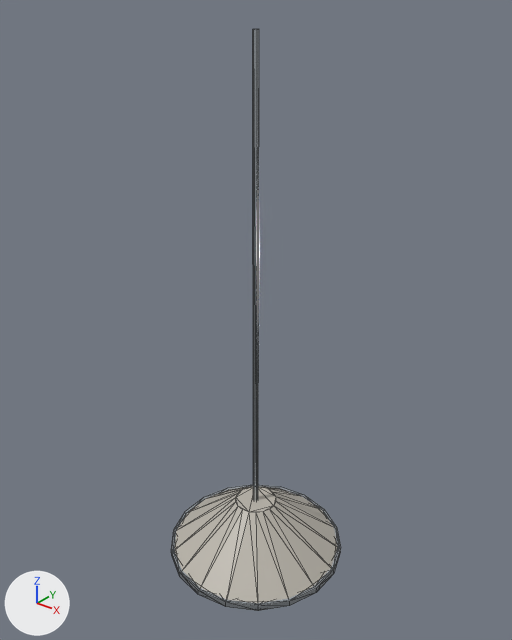
One commit to the glTF model game/models/cafe_pendant.glb: the scene before it, then after it.
The view is the same before and after, from a camera (50 mm lens) standing at (1.73, -2.16, 3.17) and looking at (-0.03, 0.04, 1.81). Every picture has the same lights, and +X, +Y and +Z are marked at lower left. The first picture is the older version. Mesh edges are drawn as thin lines.
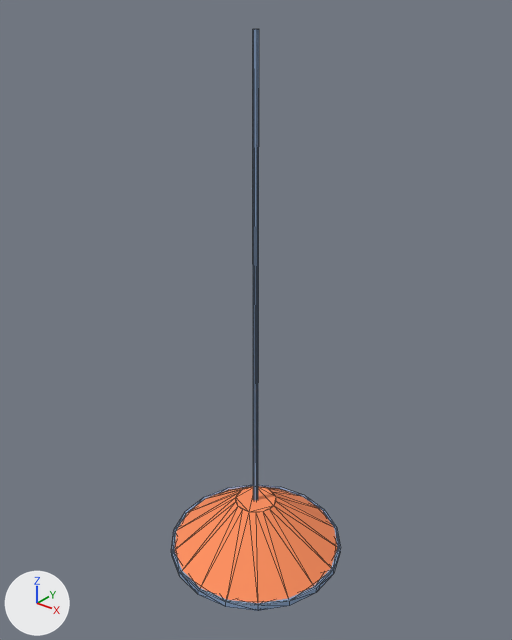
Changed parts and their boxes [x1, y1, x2, y2] in the pictures (512 x 640 px):
'Cylinder', recoloured, surface changed (grey to orange)
    both: [171, 29, 341, 611]

The edits, one by one:
In material 'CafeChrome' (mat_cafechrome), metallic goes from 0.9 to 0.0.
Material 'CafeChrome' (mat_cafechrome) changes colour from light grey #c9d0d6 to blue #8aa4c8; in linear values from (0.584, 0.631, 0.672) to (0.254, 0.371, 0.578).
In material 'CafeChrome' (mat_cafechrome), roughness goes from 0.2 to 0.85.
Material 'PendantShade' (mat_pendantshade) changes colour from grey #b9b4aa to orange #ff8f5c; in linear values from (0.485, 0.456, 0.402) to (1.0, 0.275, 0.107).
In material 'PendantShade' (mat_pendantshade), roughness goes from 0.45 to 0.85.
